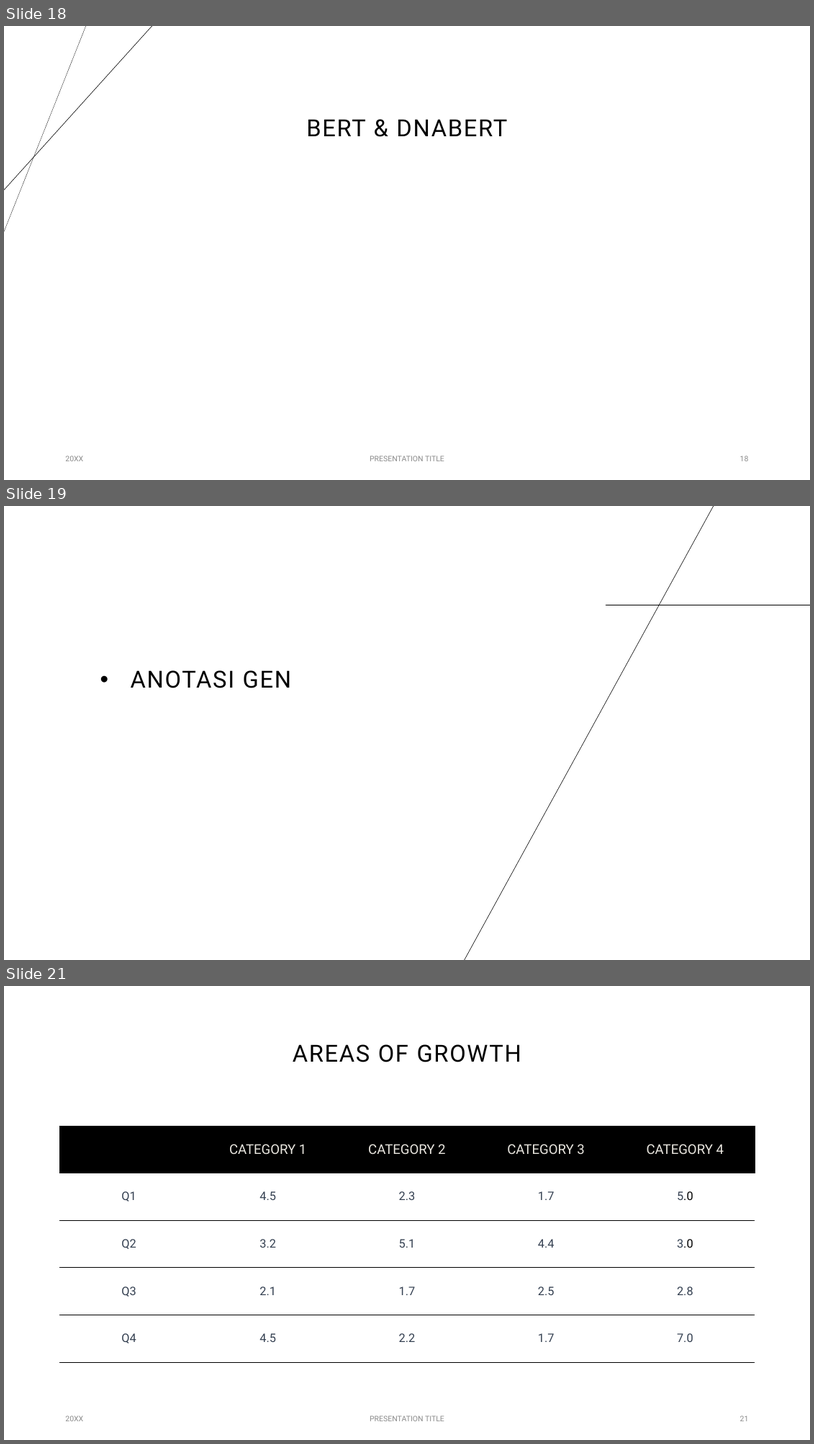
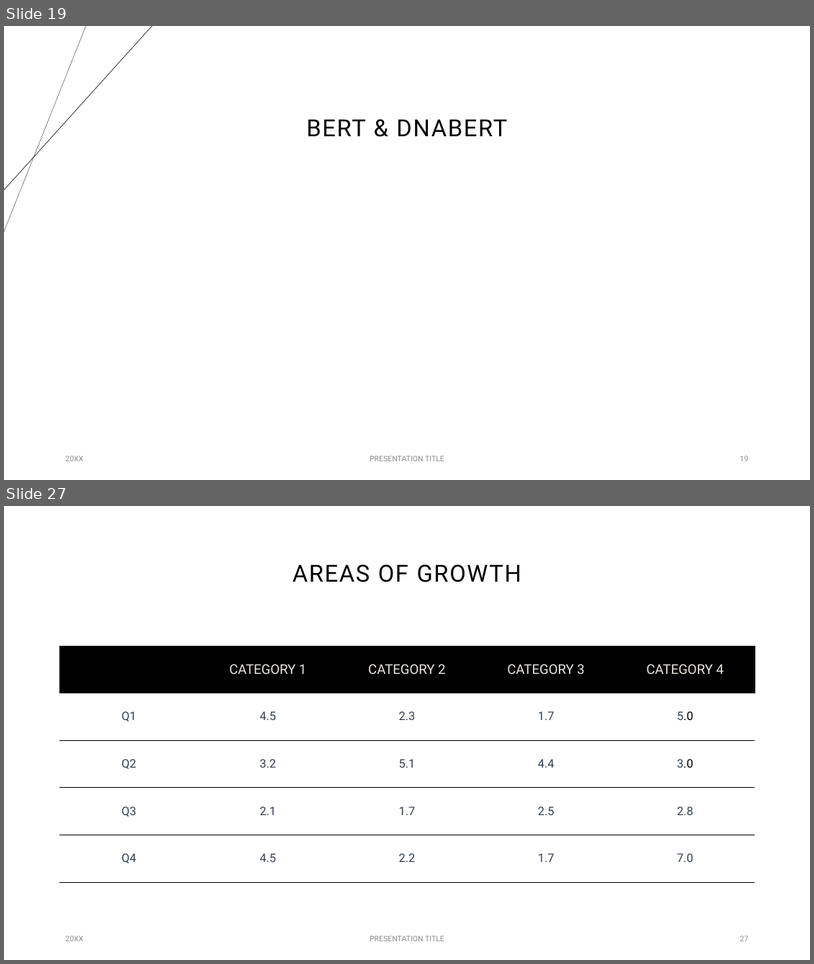
Before and after one commit to anwari32/IF5099-Metode-Penelitian, a slide deck: proposals/v2/Penerapan Multitask Learning dan BERT untuk Prediksi Splice.pptx. Shown one above the other, each under a label of ours: slides 18, 19 and 21 before the commit, slides 19 and 27 after it; the slides between them are not shown. The pictures are 814x1444 and 814x964 pixels, drawn with LibreOffice and Linux fonts; fonts in the diff are those of the drawing. Boxes give left, top, right and bottom in pixels: in the first picture for what was removed or moved away, otherwise in the second. Text is boxed around its words. In the diff, an @@ line names an element or a change of style, - is before the commit and + after.

```diff
--- a/proposals/v2/Penerapan Multitask Learning dan BERT untuk Prediksi Splice.pptx
+++ b/proposals/v2/Penerapan Multitask Learning dan BERT untuk Prediksi Splice.pptx
@@ slide 19 removed at bbox=[4, 506, 810, 960], background #FFFFFF @@
@@ line removed from (715, 506) to (464, 960) @@
@@ line removed from (606, 605) to (810, 605) @@
@@ title removed at bbox=[131, 670, 292, 688] @@
-• ANOTASI GEN
@@ what was slide 18 is now slide 19 @@
@@ what was slide 21 is now slide 27 @@
@@ page number at bbox=[741, 935, 749, 941]: text changed @@
-21
+27
```
Also in this commit, not shown: 4 slides changed, 9 slides added, 10 other slides removed, 1 other file.
